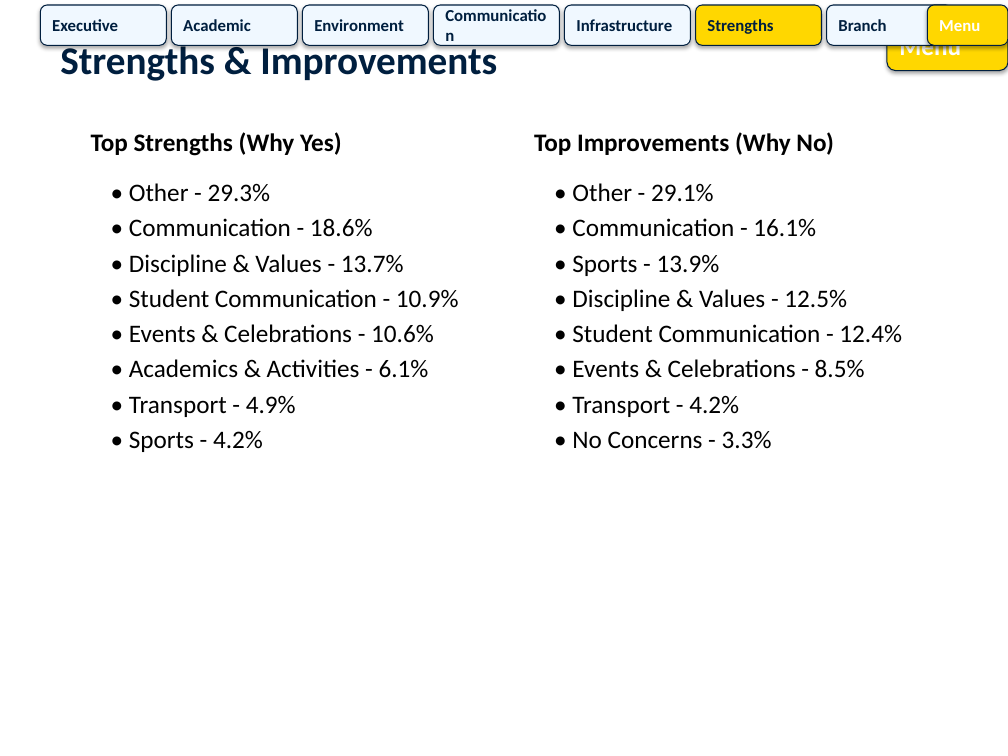
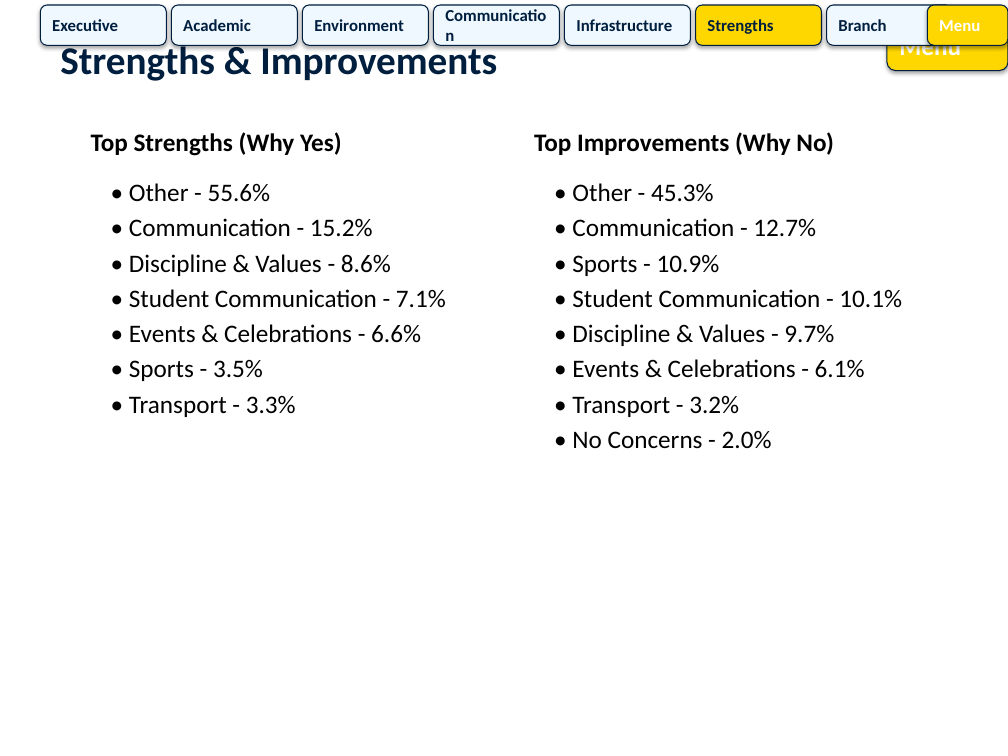
Before and after one commit to commonlearning892/feedback, a slide deck: slide 13 of Pre_Primary_Feedback_Analysis.pptx. Drawn at 1008x756 pixels with LibreOffice and Linux fonts; fonts in the diff are those of the drawing. Boxes give left, top, right and bottom in pixels: in the first picture for what was removed or moved away, otherwise in the second. Text is boxed around its words. In the diff, an @@ line names an element or a change of style, - is before the commit and + after.

```diff
--- a/Pre_Primary_Feedback_Analysis.pptx
+++ b/Pre_Primary_Feedback_Analysis.pptx
@@ text at (129, 183, 271, 202): text changed @@
-• Other - 29.3%
+• Other - 55.6%
@@ text at (572, 183, 714, 201): text changed @@
-• Other - 29.1%
+• Other - 45.3%
@@ text at (310, 219, 373, 236): text changed @@
-• Communication - 18.6%
+• Communication - 15.2%
@@ text at (572, 218, 816, 237): text changed @@
-• Communication - 16.1%
+• Communication - 12.7%
@@ text at (129, 254, 391, 276): text changed @@
-• Discipline & Values - 13.7%
+• Discipline & Values - 8.6%
@@ text at (572, 255, 720, 276): text changed @@
-• Sports - 13.9%
+• Sports - 10.9%
@@ text at (129, 289, 446, 308): text changed @@
-• Student Communication - 10.9%
+• Student Communication - 7.1%
@@ text at (572, 289, 902, 308): text changed @@
-• Student Communication - 12.4%
+• Student Communication - 10.1%
@@ text at (129, 324, 421, 343): text changed @@
-• Events & Celebrations - 10.6%
+• Events & Celebrations - 6.6%
@@ text at (572, 324, 834, 346): text changed @@
-• Discipline & Values - 12.5%
+• Discipline & Values - 9.7%
@@ text at (572, 359, 865, 378): text changed @@
-• Events & Celebrations - 8.5%
+• Events & Celebrations - 6.1%
@@ text at (129, 360, 263, 381): text changed @@
-• Academics & Activities - 6.1%
+• Sports - 3.5%
@@ text at (129, 396, 296, 417): text changed @@
-• Transport - 4.9%
+• Transport - 3.3%
@@ text at (572, 395, 739, 417): text changed @@
-• Transport - 4.2%
+• Transport - 3.2%
@@ text removed at (129, 431, 263, 452) @@
-• Sports - 4.2%
@@ text at (572, 431, 772, 449): text changed @@
-• No Concerns - 3.3%
+• No Concerns - 2.0%
```
Also in this commit, not shown: 10 other slides changed, 5 other files.
